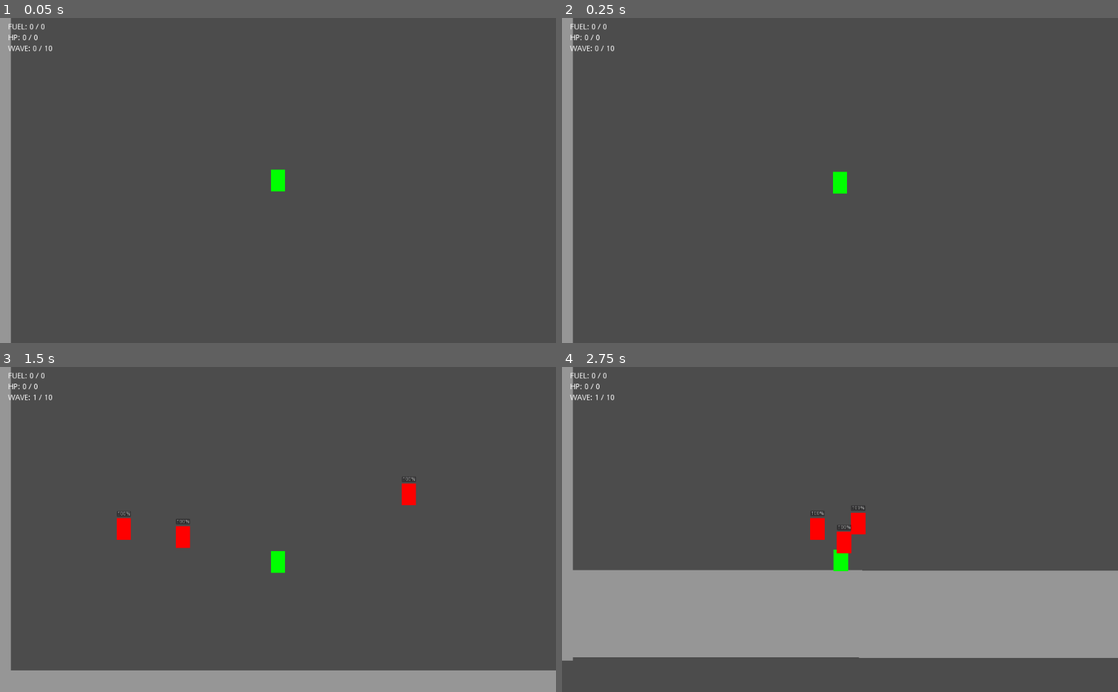
Above: before the commit, frames 1-4 (two rows, left to right).
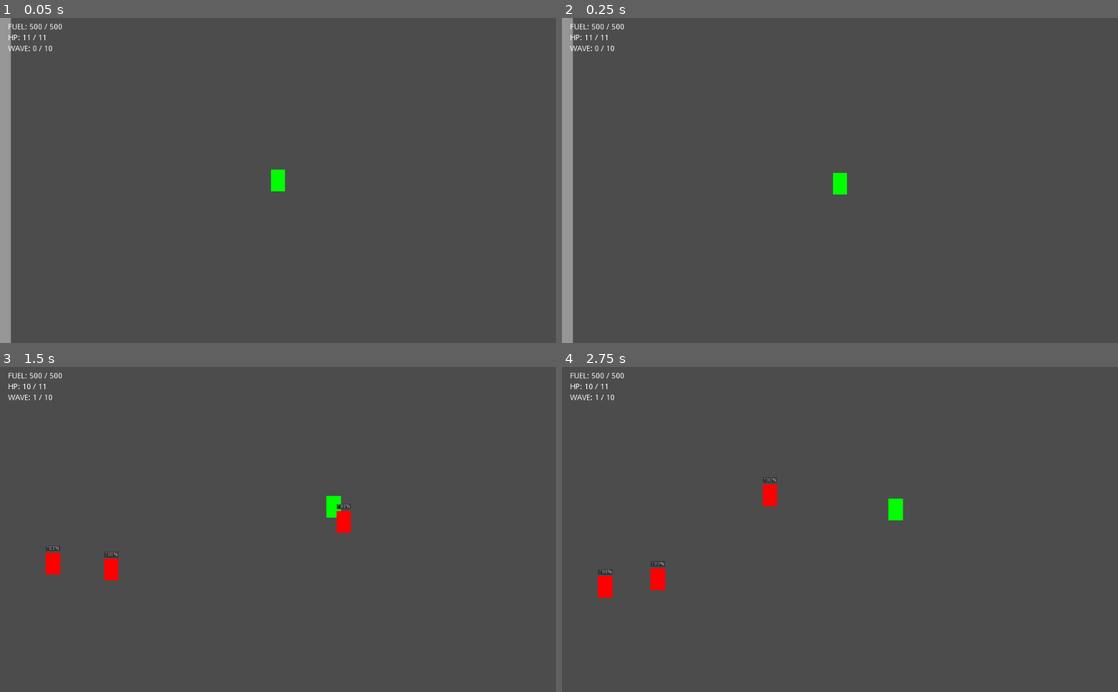
Above: after the commit, the same moments.

Repository: deengames/abu-hamid-x
Game: Godot game, scene res://prototype/Main.tscn
Two runs of this game, one before a commit and one after it. Both use one fixed random seed, a clock stepped at 60 frames per second and the inputs below.
Inputs (mouse positions are in pixels of both pictures, inside the frame that each line leads up to):
- Up to frame 1 (0.05 s): no input
- Up to frame 2 (0.25 s): no input
- Up to frame 3 (1.5 s): tap Enter at 0.5 s; move the mouse to (400, 513) at 0.52 s; hold D (move_right) 0.53-1.28 s; click (400, 513) at 0.6 s; tap Space (jump) at 0.77 s; move the mouse to (166, 545) at 1.27 s; hold S (move_down) from 1.28 s (still down); click (166, 545) at 1.35 s
- Up to frame 4 (2.75 s): tap Space (jump) at 1.52 s; move the mouse to (895, 458) at 2.02 s; release S (move_down) at 2.03 s; hold D (move_right) from 2.03 s (still down); hold Shift (boost) from 2.03 s (still down); click (895, 458) at 2.3 s

The runs differ from the first frame. In frame 1, less than 0.1% of the frame differs, in the area x 4-12%, y 1-7%; in frame 2, 0.1%; in frame 3, 10%; in frame 4, 29%, in the area x 0-100%, y 0-91%.
Error before the commit: Parse Error: The identifier "config" isn't declared in the current scope. (res://prototype/Character/Player/Player.gd:57)

Commit message:
Damage per second for player

Diff:
--- a/prototype/Character/Character.gd
+++ b/prototype/Character/Character.gd
@@ -1,15 +1,19 @@
 extends RigidBody2D
 
 export (int) var max_health = 10
+export (bool) var damage_per_second_per_contact = false
 
-signal death
-signal damaged
+signal death(entity)
+signal damaged(entity)
 
 # all variables depending on exported stuff need to be marked with
 # onready; if it's overridden, it'll keep the superclass's value
 onready var health = max_health
 
 onready var damaging_groups = []
+
+var damaging_bodies_in_contact = []
+var time_since_last_damage = 10
 
 func register_damaging_group(group_name):
 	damaging_groups.append(group_name)
@@ -24,18 +28,38 @@
 	queue_free()
 
 func _death():
-	emit_signal('death')
+	emit_signal('death', self)
 	_free()
 
 
 func _damage(dmg_points):
 	health -= dmg_points
-	emit_signal('damaged')
+	emit_signal('damaged', self)
 	if health <= 0:
 		_death()
+
+
+func _process(delta):
+	for body in damaging_bodies_in_contact:
+		time_since_last_damage += delta
+		if time_since_last_damage > 1:
+			time_since_last_damage = 0
+			_damage(body.damage_to_deal)
 
 
 func _on_body_entered(body):
 	for group_name in damaging_groups:
 		if body.is_in_group(group_name):
-			_damage(body.damage_to_deal)
+			if damage_per_second_per_contact:
+				# enemies don't need this, hence the if/else
+				body.connect('death', self, '_on_damaging_body_death')
+				damaging_bodies_in_contact.append(body)
+			else:
+				_damage(body.damage_to_deal)
+
+func _on_damaging_body_death(body):
+	damaging_bodies_in_contact.erase(body)
+
+func _on_body_exited(body):
+	if body in damaging_bodies_in_contact:
+		damaging_bodies_in_contact.erase(body)
--- a/prototype/Character/Character.tscn
+++ b/prototype/Character/Character.tscn
@@ -2,7 +2,7 @@
 
 [ext_resource path="res://prototype/Character/Character.gd" type="Script" id=1]
 
-[node name="Character" type="RigidBody2D"]
+[node name="Character" type="RigidBody2D" index="0"]
 
 input_pickable = false
 collision_layer = 1
@@ -47,3 +47,5 @@
 _sections_unfolded = [ "Rect" ]
 
 [connection signal="body_entered" from="." to="." method="_on_body_entered"]
+
+[connection signal="body_exited" from="." to="." method="_on_body_exited"]
--- a/prototype/Character/Player/Player.gd
+++ b/prototype/Character/Player/Player.gd
@@ -36,7 +36,7 @@
 
 func _ready():
 	sword.connect('finish_swing', self, '_on_sword_finish_swing')
-	#register_damaging_group('enemies')
+	register_damaging_group('enemies')
 	var width = ProjectSettings.get_setting('display/window/size/width')
 	var height = ProjectSettings.get_setting('display/window/size/height')
 	$ui/DeathLabel.rect_position = (Vector2(width, height) - $ui/DeathLabel.rect_size) / 2
@@ -54,7 +54,7 @@
 		sword.rotation = starting_angle
 		sword.swing_to(target_angle)
 
-		if config.flyingAttacks == true and linear_velocity.length() > flying_attack_min_velocity:
+		if global.config.flying_attacks == true and linear_velocity.length() > flying_attack_min_velocity:
 			attack_number += 1
 			attack_number = attack_number % num_attacks_to_fly
 			if attack_number == 0:
--- a/prototype/Character/Player/Player.tscn
+++ b/prototype/Character/Player/Player.tscn
@@ -15,6 +15,7 @@
 gravity_scale = 2.0
 script = ExtResource( 2 )
 max_health = 11
+damage_per_second_per_contact = true
 max_movement_speed = 800
 acceleration = 2000
 float_down_speed = 50
--- a/prototype/Main.gd
+++ b/prototype/Main.gd
@@ -38,7 +38,7 @@
 				break
 
 
-func _on_spawned_entity_death():
+func _on_spawned_entity_death(entity):
 	num_spawned_entities -= 1
 
 
